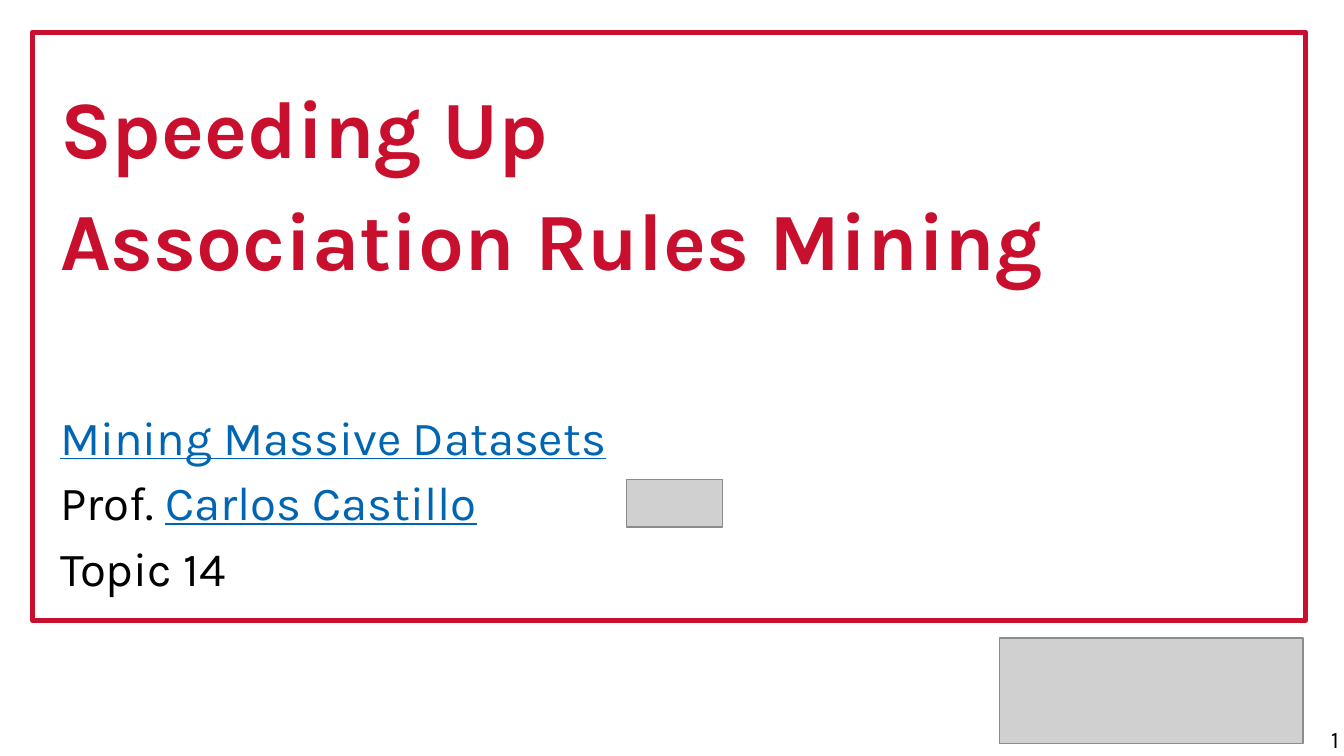
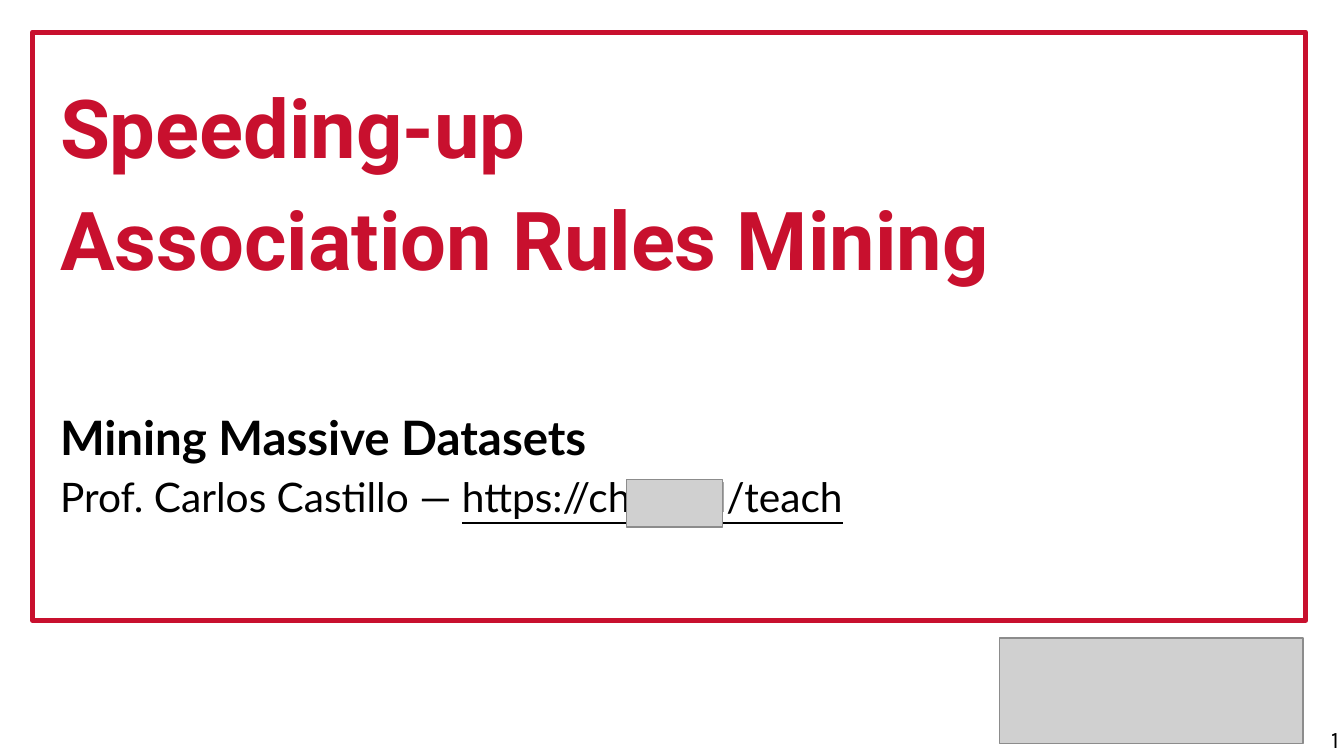
Before and after one commit to marco-calautti/data-mining-course, a slide deck: slide 1 of theory/odp/tt14_improved_rules_mining.odp. Drawn at 1344x756 pixels with LibreOffice and Linux fonts; fonts in the diff are those of the drawing; grey boxes stand for pictures. Boxes give left, top, right and bottom in pixels: in the first picture for what was removed or moved away, otherwise in the second. Text is boxed around its words. In the diff, an @@ line names an element or a change of style, - is before the commit and + after.

```diff
--- a/theory/odp/tt14_improved_rules_mining.odp
+++ b/theory/odp/tt14_improved_rules_mining.odp
@@ text at (60, 97, 525, 175): text changed; font Karla to Roboto @@
-Speeding Up
+Speeding-up
@@ text at (60, 209, 989, 464): font Karla to Roboto in "Association Rules Mining"; font Karla to Lato, text colour #0066B3 to #000000, bold on, underline off in "Mining Massive Datasets" @@
@@ text at (60, 479, 843, 521): text changed; size 28 to 24 pt; font Karla to Lato; text colour #0066B3 to #000000 @@
-Prof. Carlos Castillo
-Topic 14
+Prof. Carlos Castillo — https://chato.cl/teach
```
Also in this commit, not shown: 31 other slides changed, 48 other files.
